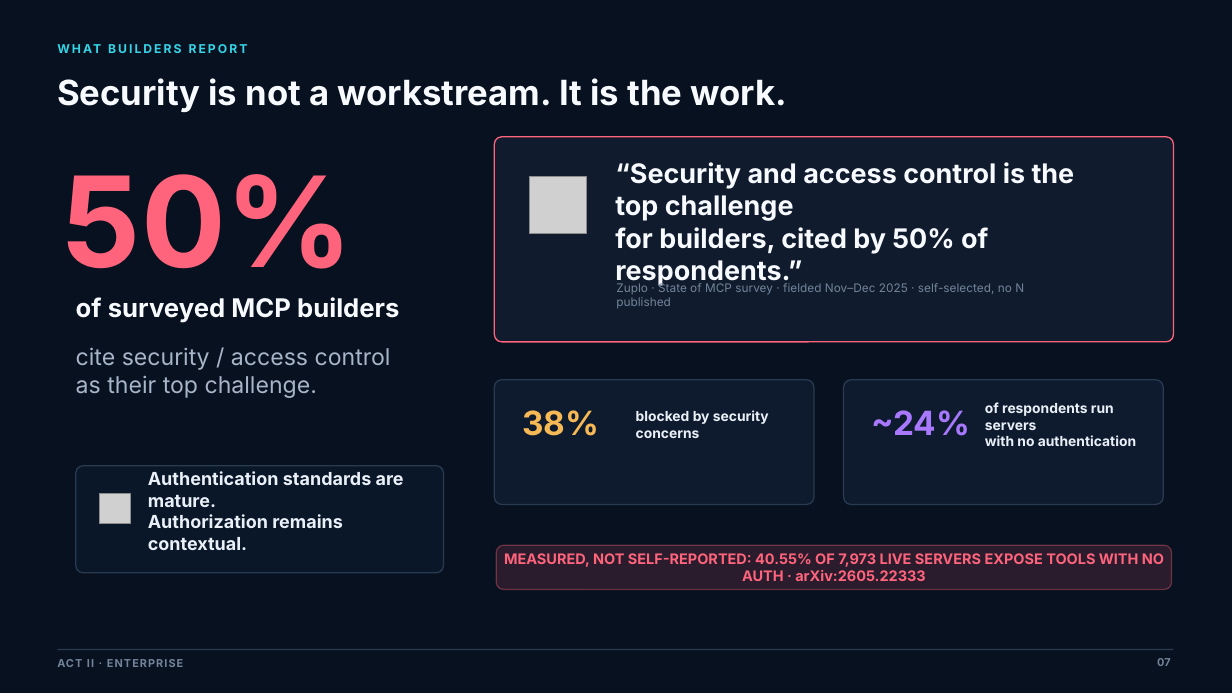
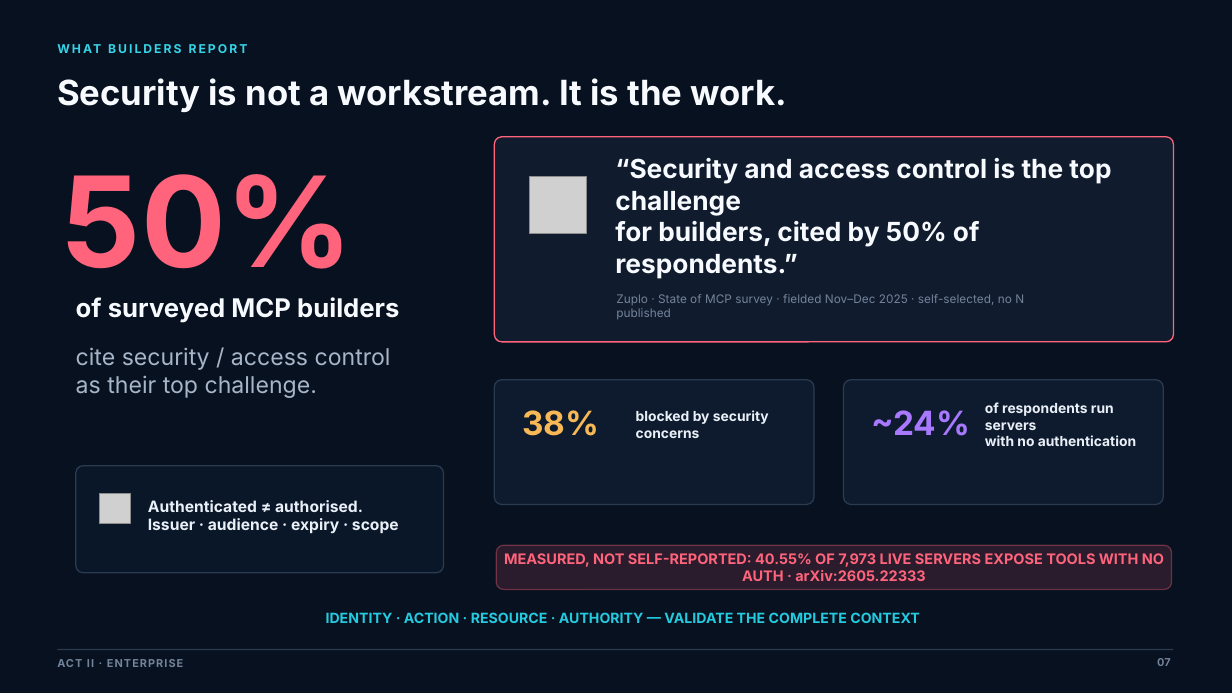
Before and after one commit to kolygri/kolygri.github.io, a slide deck: slide 7 of presentations/Beyond_the_Demo_Trusted_AI_Agents_MCP_AI_Expo_2026.pptx. Drawn at 1232x693 pixels with LibreOffice and Linux fonts; fonts in the diff are those of the drawing; grey boxes stand for pictures; background and template pictures are left out. Boxes give left, top, right and bottom in pixels: in the first picture for what was removed or moved away, otherwise in the second. Text is boxed around its words. In the diff, an @@ line names an element or a change of style, - is before the commit and + after.

```diff
--- a/presentations/Beyond_the_Demo_Trusted_AI_Agents_MCP_AI_Expo_2026.pptx
+++ b/presentations/Beyond_the_Demo_Trusted_AI_Agents_MCP_AI_Expo_2026.pptx
@@ text "“Security and access control is ..." at [615, 158, 1111, 279]: size 21 to 20.5 pt @@
@@ text "Zuplo · State of MCP ...": place and size @@
-text "Zuplo · State of MCP ..." at [616, 282, 1024, 308]
+text "Zuplo · State of MCP ..." at [616, 294, 1024, 319]
@@ text at [148, 500, 399, 534]: text changed; size 14 to 12.2 pt @@
-Authentication standards are mature.
-Authorization remains contextual.
+Authenticated ≠ authorised.
+Issuer · audience · expiry · scope
@@ text added at [326, 612, 920, 623], 11 pt, text #24CBE0, bold @@
+IDENTITY · ACTION · RESOURCE · AUTHORITY — VALIDATE THE COMPLETE CONTEXT
```
Also in this commit, not shown: 10 other slides changed, 1 other file.
